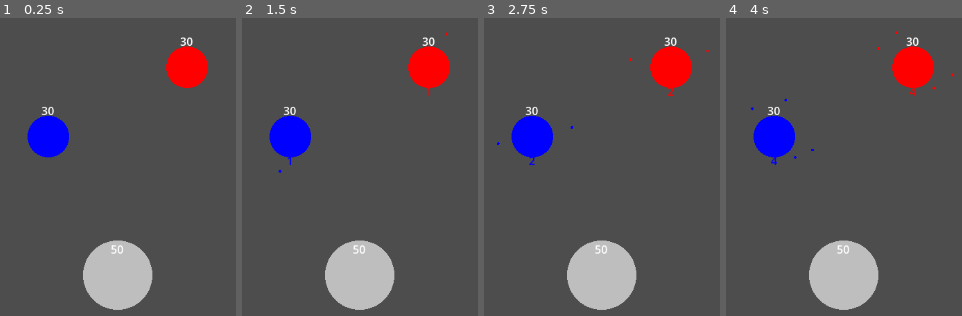
Above: before the commit, frames 1-4 (left to right).
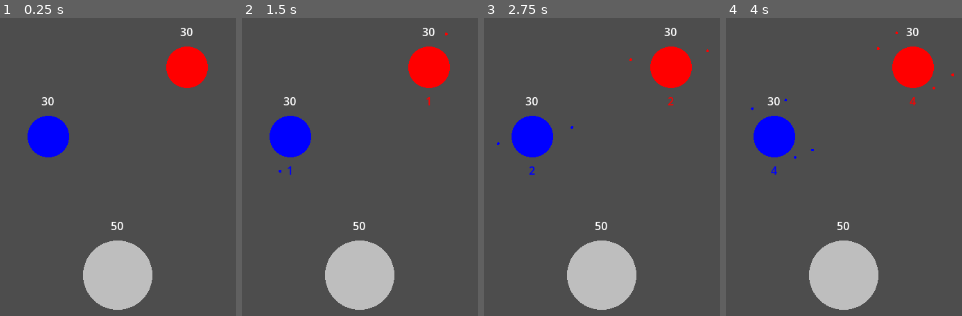
Above: after the commit, the same moments.

Repository: lenomirei/MyGame
Game: Godot game, scene res://game_manager.tscn
Same seed, same stepped clock (60 frames per second), same inputs: the game is played once before the commit and once after it.
Inputs (mouse positions are in pixels of both pictures, inside the frame that each line leads up to):
- Up to frame 1 (0.25 s): no input
- Up to frame 2 (1.5 s): tap Enter at 0.5 s; move the mouse to (289, 137) at 0.52 s; click (289, 137) at 0.67 s; tap Space at 1.25 s; move the mouse to (461, 244) at 1.27 s; click (461, 244) at 1.42 s
- Up to frame 3 (2.75 s): move the mouse to (outside the picture) at 2.02 s; click (outside the picture) at 2.17 s
- Up to frame 4 (4 s): move the mouse to (outside the picture) at 2.77 s; click (outside the picture) at 2.92 s; tap Enter at 3.5 s; move the mouse to (outside the picture) at 3.52 s; click (outside the picture) at 3.67 s

The runs differ from the first frame. In frame 1, 0.6% of the frame differs, in the area x 17-82%, y 3-80%; in frame 2, 0.7%; in frame 3, 0.7%; in frame 4, 0.7%.

Commit message:
[fix] Fix ui label position.

Diff:
--- a/planet.gd
+++ b/planet.gd
@@ -32,6 +32,10 @@
 func _ready() -> void:
 	capture_progress = $"CaptureProgress"
 	soldier_class = load("res://soldier.tscn") as PackedScene
+	var label: Label = $"Label"
+	label.position.y = -radius - label.size.y - 10
+	var soldiers_box: HBoxContainer = $"SoldiersBox"
+	soldiers_box.position.y = radius + 10
 	reset()
 
 func get_planet_under_mouse() -> Planet:
--- a/planet.tscn
+++ b/planet.tscn
@@ -17,10 +17,16 @@
 [node name="Soldiers" type="Node2D" parent="." unique_id=98623314]
 
 [node name="Label" type="Label" parent="." unique_id=332238619]
+anchors_preset = 7
+anchor_left = 0.5
+anchor_top = 1.0
+anchor_right = 0.5
+anchor_bottom = 1.0
 offset_left = -20.0
-offset_top = -49.0
+offset_top = -23.0
 offset_right = 20.0
-offset_bottom = -26.0
+grow_horizontal = 2
+grow_vertical = 0
 text = "0"
 horizontal_alignment = 1
 
